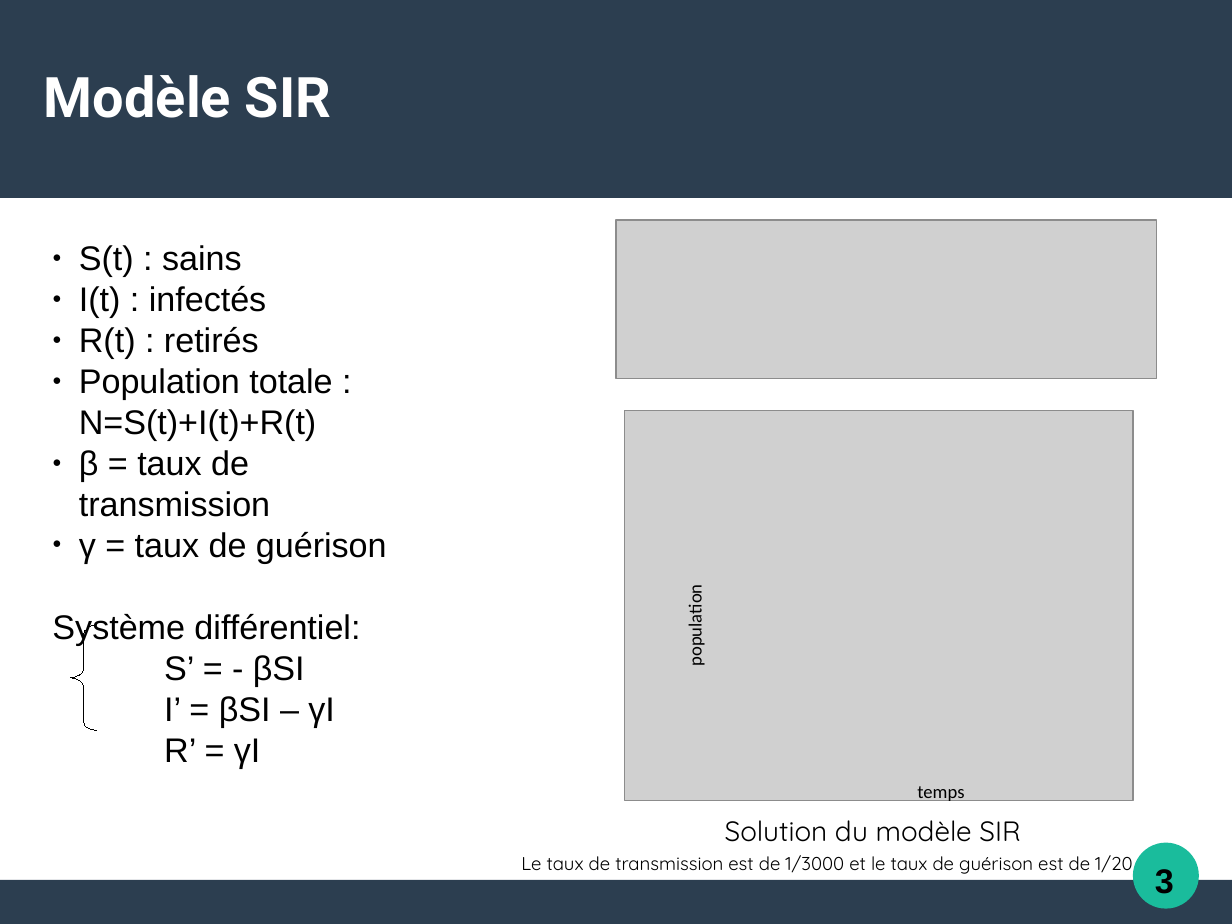
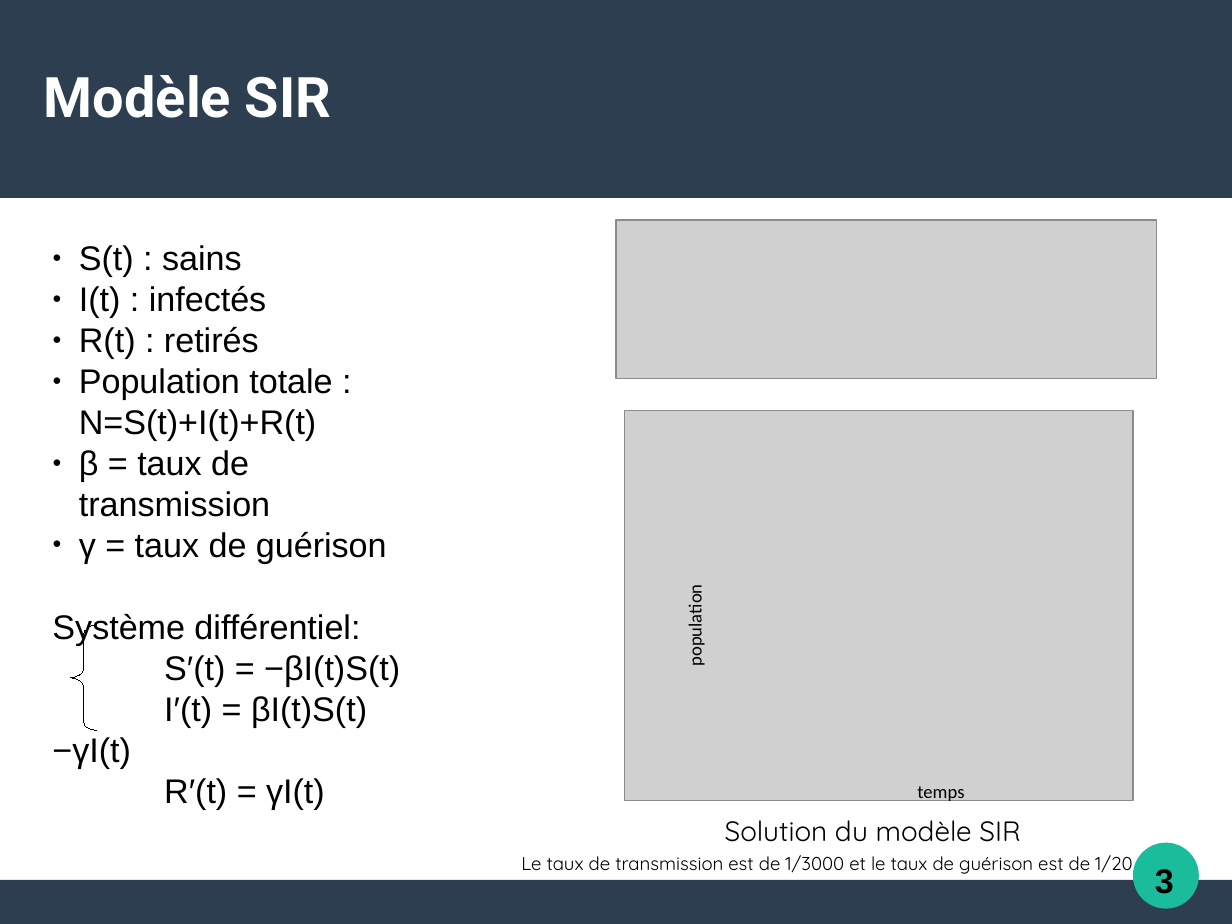
Before and after one commit to Alexia57/TIPE-2021-MP, a slide deck: slide 5 of Tipe_presentation.odp. Drawn at 1232x924 pixels with LibreOffice and Linux fonts; fonts in the diff are those of the drawing; grey boxes stand for pictures. Boxes give left, top, right and bottom in pixels: in the first picture for what was removed or moved away, otherwise in the second. Text is boxed around its words. In the diff, an @@ line names an element or a change of style, - is before the commit and + after.

```diff
--- a/Tipe_presentation.odp
+++ b/Tipe_presentation.odp
@@ text at (52,655,400,809): text changed @@
-S’ = - βSI
-I’ = βSI – γI
-R’ = γI
+S′(t) = −βI(t)S(t)
+I′(t) = βI(t)S(t)−γI(t)
+R′(t) = γI(t)
```
Also in this commit, not shown: 4 other slides changed, 2 slides added, 1 other file.
